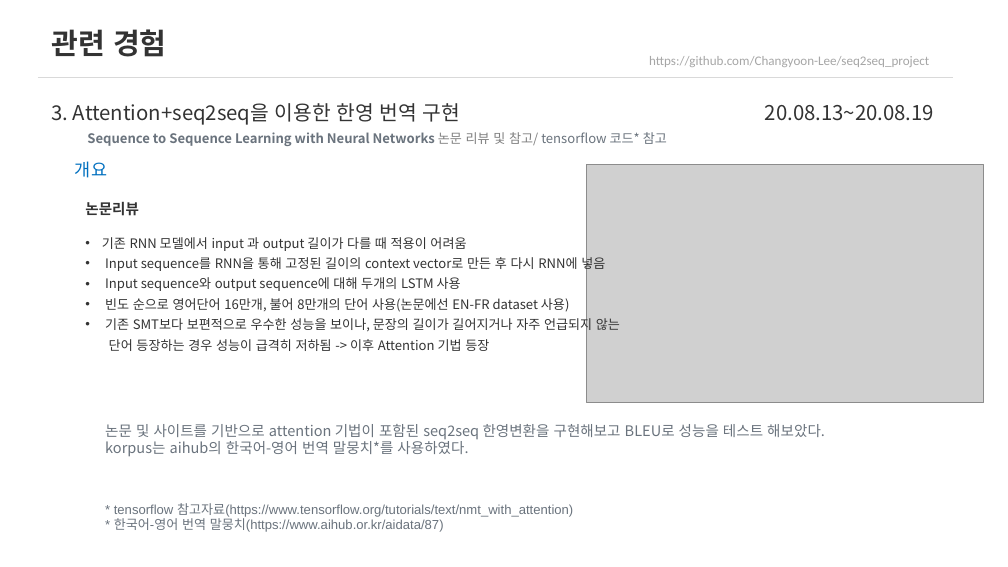
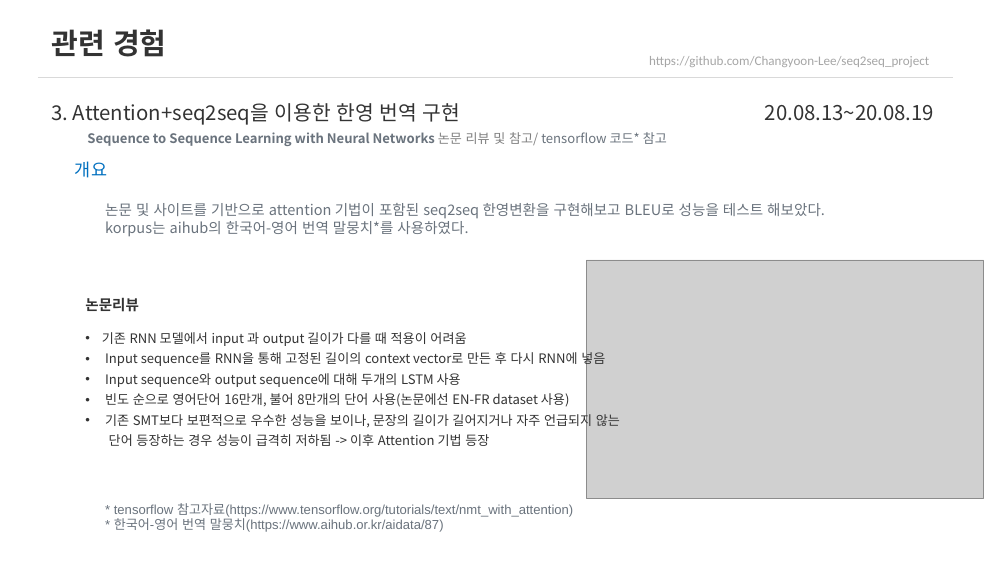
Before and after one commit to Changyoon-Lee/portfolio, a slide deck: slide 9 of 포트폴리오.pptx. Drawn at 1008x567 pixels with LibreOffice and Linux fonts; fonts in the diff are those of the drawing; grey boxes stand for pictures. Boxes give left, top, right and bottom in pixels: in the first picture for what was removed or moved away, otherwise in the second. Text is boxed around its words. In the diff, an @@ line names an element or a change of style, - is before the commit and + after.

Commit message:
업데이트

```diff
--- a/포트폴리오.pptx
+++ b/포트폴리오.pptx
@@ text "논문 및 사이트를 기반으로 attention ...": place and size @@
-text "논문 및 사이트를 기반으로 attention ..." at bbox=[105, 424, 825, 457]
+text "논문 및 사이트를 기반으로 attention ..." at bbox=[105, 203, 825, 237]
@@ picture: place and size @@
-picture at bbox=[587, 164, 983, 403]
+picture at bbox=[587, 260, 983, 498]
@@ text "논문리뷰": place and size @@
-text "논문리뷰" at bbox=[85, 201, 620, 351]
+text "논문리뷰" at bbox=[85, 297, 620, 446]
```
Also in this commit, not shown: 18 other slides changed, 3 other files.
